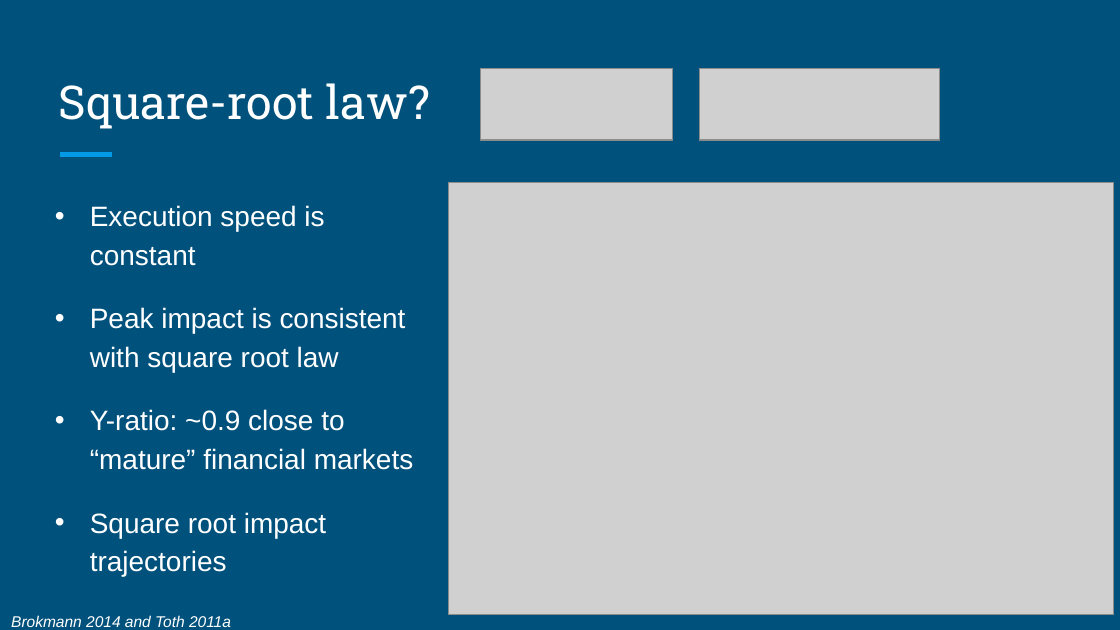
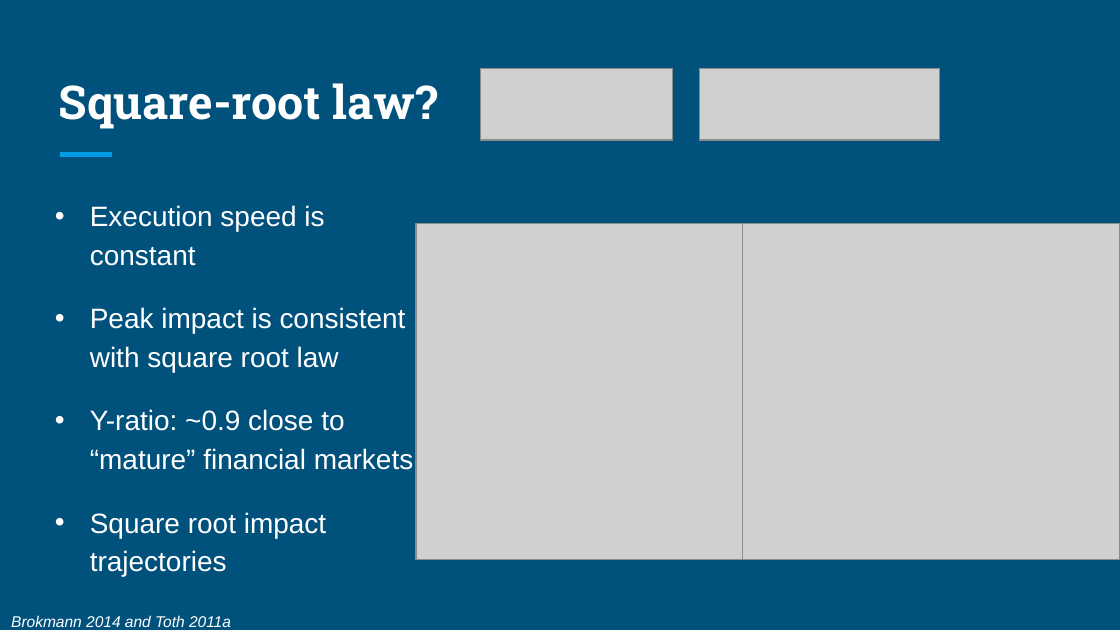
Before and after one commit to noisyoscillator/MTH9879_Market_Microstructure, a slide deck: slide 3 of HW/Presentation/MTH9879-Presentation #4.pptx (slide 4 before the commit). Drawn at 1120x630 pixels with LibreOffice and Linux fonts; fonts in the diff are those of the drawing; grey boxes stand for pictures. Boxes give left, top, right and bottom in pixels: in the first picture for what was removed or moved away, otherwise in the second. Text is boxed around its words. In the diff, an @@ line names an element or a change of style, - is before the commit and + after.

```diff
--- a/HW/Presentation/MTH9879-Presentation #4.pptx
+++ b/HW/Presentation/MTH9879-Presentation #4.pptx
@@ title "Square-root law?" at box(59, 83, 437, 129): bold on @@
@@ picture added at box(416, 223, 743, 559) @@
@@ picture: place and size @@
-picture at box(449, 183, 1114, 615)
+picture at box(743, 223, 1120, 559)
```
Also in this commit, not shown: 5 other slides changed, 1 slide removed, 3 other files.
